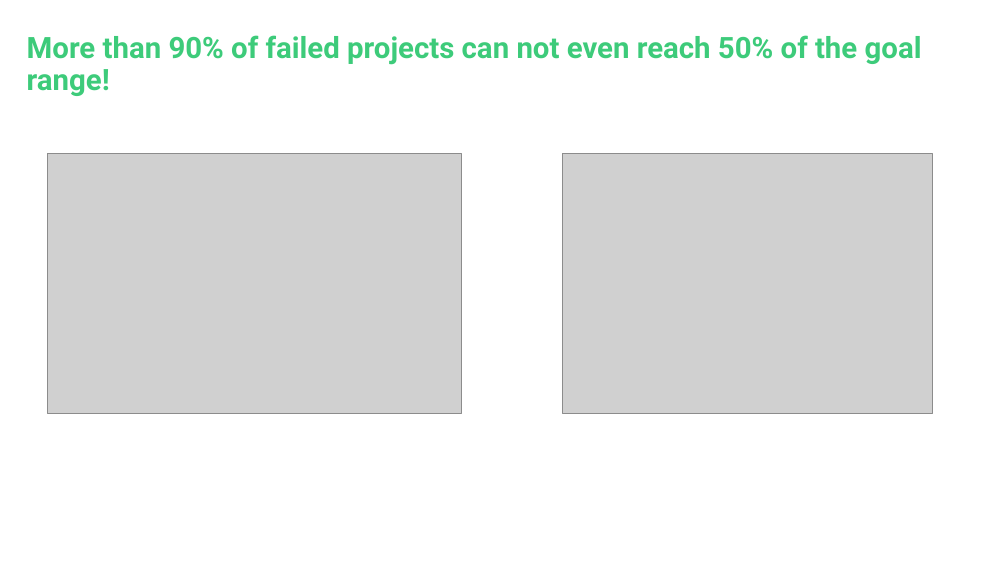
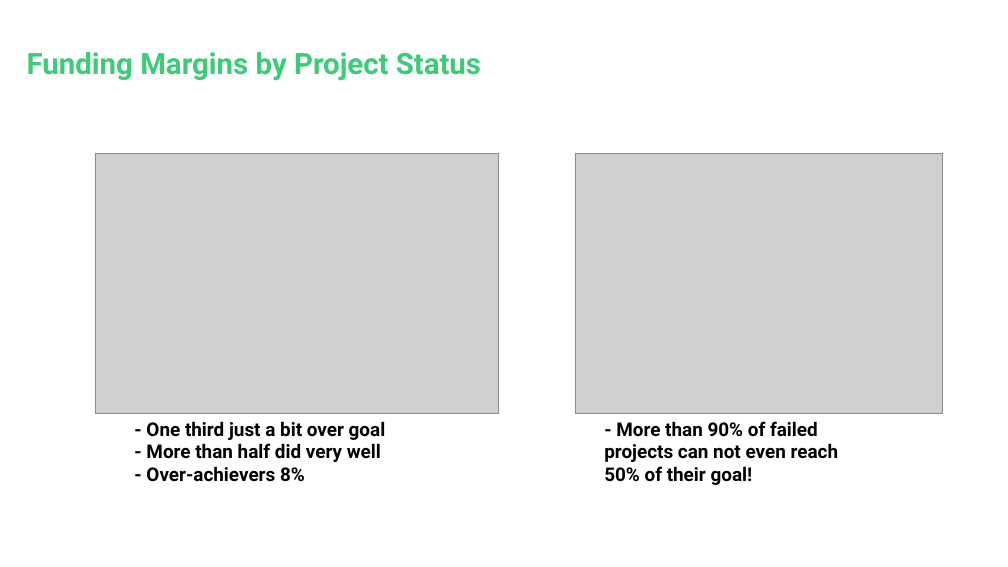
Before and after one commit to Blue0710/KicktraqScraper, a slide deck: slide 16 of ALI HILMI UYSAL_SCRAPING KICKSTARTER.pptx (slide 10 before the commit). Drawn at 1008x567 pixels with LibreOffice and Linux fonts; fonts in the diff are those of the drawing; grey boxes stand for pictures; background and template pictures are left out. Boxes give left, top, right and bottom in pixels: in the first picture for what was removed or moved away, otherwise in the second. Text is boxed around its words. In the diff, an @@ line names an element or a change of style, - is before the commit and + after.

Commit message:
Updated analysis.R, presentation

```diff
--- a/ALI HILMI UYSAL_SCRAPING KICKSTARTER.pptx
+++ b/ALI HILMI UYSAL_SCRAPING KICKSTARTER.pptx
@@ title at bbox=[27, 52, 481, 81]: text changed @@
-More than 90% of failed projects can not even reach 50% of the goal range!
+Funding Margins by Project Status
@@ picture: place and size @@
-picture at bbox=[48, 154, 461, 414]
+picture at bbox=[95, 154, 498, 414]
@@ picture: place and size @@
-picture at bbox=[563, 154, 932, 414]
+picture at bbox=[575, 154, 943, 414]
@@ text added at bbox=[146, 421, 386, 482], 18 pt, text #000000, bold @@
+- One third just a bit over goal
+- More than half did very well
+- Over-achievers 8%
@@ text added at bbox=[604, 421, 838, 485], 18 pt, text #000000, bold @@
+- More than 90% of failed projects can not even reach 50% of their goal!
```
Also in this commit, not shown: 6 other slides changed, 7 slides added, 1 slide removed, 3 other files.
